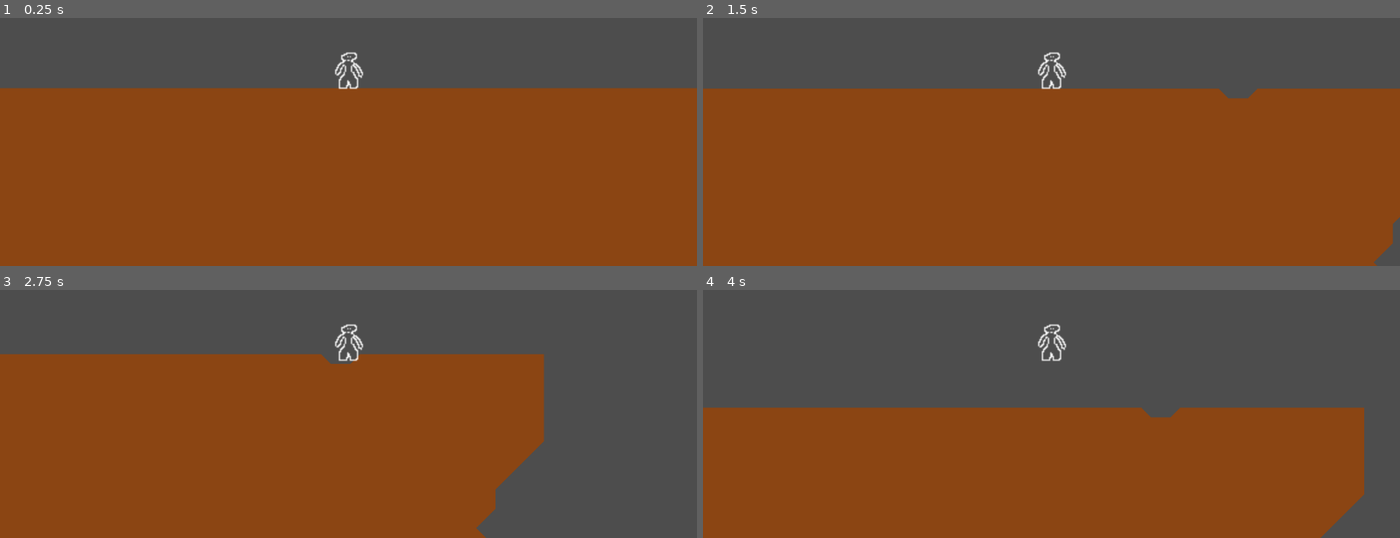
Above: before the commit, frames 1-4 (two rows, left to right).
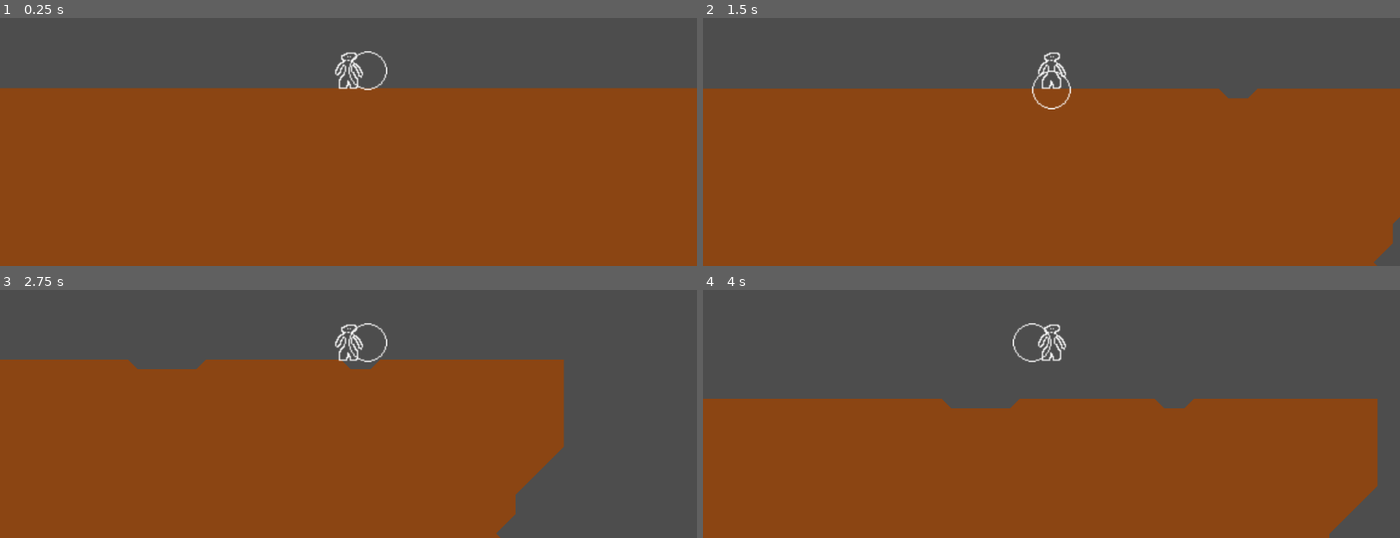
Above: after the commit, the same moments.

Repository: bingecraft-net/sandbox
Game: Godot game, scene res://marching_squares_demo.tscn
The game is run twice, just before and just after one commit, with the same random seed, the same clock (stepped at 60 frames per second) and the same inputs.
Inputs:
- Up to frame 1 (0.25 s): no input
- Up to frame 2 (1.5 s): tap Enter (ui_accept) at 0.5, 0.6, 0.77, 1.07, 1.25, 1.35 s; hold Right (ui_right) 0.53-1.28 s; hold Down (ui_down) from 1.28 s (still down)
- Up to frame 3 (2.75 s): tap Enter (ui_accept) at 1.52, 1.82, 2.1 s; release Down (ui_down) at 2.03 s; hold Right (ui_right) from 2.03 s (still down)
- Up to frame 4 (4 s): release Right (ui_right) at 2.78 s; hold Up (ui_up) 2.78-3.53 s; tap Enter (ui_accept) at 2.85, 3.02, 3.32, 3.6, 3.77 s; hold Left (ui_left) from 3.53 s (still down)

The runs differ from the first frame. In frame 1, 0.1% of the frame differs, in the area x 49-56%, y 13-30%; in frame 2, 0.1%; in frame 3, 4.5%, in the area x 0-81%, y 13-100%; in frame 4, 4.0%.

Commit message:
added explicit mining tool

Diff:
--- a/marching_squares_demo.tscn
+++ b/marching_squares_demo.tscn
@@ -3,6 +3,8 @@
 [ext_resource type="Script" uid="uid://0a757mly6syc" path="res://player.gd" id="1_5jqoh"]
 [ext_resource type="Texture2D" uid="uid://ch3o78ynvxeup" path="res://Player.png" id="2_ej658"]
 [ext_resource type="Script" uid="uid://bot13g1dghusg" path="res://terrain.gd" id="2_qsb6n"]
+[ext_resource type="Texture2D" uid="uid://cfnhqxpwpa144" path="res://MiningTool.png" id="4_8d1vx"]
+[ext_resource type="Script" uid="uid://ldd87no6mr28" path="res://mining_tool.gd" id="5_s12sg"]
 
 [sub_resource type="FastNoiseLite" id="FastNoiseLite_qsb6n"]
 frequency = 0.002
@@ -41,4 +43,9 @@
 [node name="Sprite2D" type="Sprite2D" parent="Player/RigidBody2D" unique_id=1073481637]
 texture = ExtResource("2_ej658")
 
-[connection signal="mine_down" from="Player" to="Terrain" method="_on_player_mine_down"]
+[node name="MiningTool" type="Sprite2D" parent="Player/RigidBody2D" unique_id=1207681998]
+position = Vector2(16, 0)
+texture = ExtResource("4_8d1vx")
+script = ExtResource("5_s12sg")
+
+[connection signal="action" from="Player/RigidBody2D/MiningTool" to="Terrain" method="_on_mining_tool_action"]
--- /dev/null
+++ b/mining_tool.gd
@@ -0,0 +1,30 @@
+extends Sprite2D
+
+signal action(pos: Vector2, radius: float, delta: float)
+
+# Called when the node enters the scene tree for the first time.
+func _ready() -> void:
+	pass # Replace with function body.
+
+# Called every frame. 'delta' is the elapsed time since the previous frame.
+func _process(delta: float) -> void:
+	var pos = Vector2.ZERO
+
+	if Input.is_action_pressed("ui_left"):
+		pos += Vector2.LEFT
+
+	if Input.is_action_pressed("ui_up"):
+		pos += Vector2.UP
+
+	if Input.is_action_pressed("ui_right"):
+		pos += Vector2.RIGHT
+
+	if Input.is_action_pressed("ui_down"):
+		pos += Vector2.DOWN
+
+	if pos != Vector2.ZERO:
+		pos = pos.normalized()
+		position = pos * 16
+
+	if Input.is_action_just_pressed("ui_accept"):
+		action.emit(global_position, 32, -0.1)
--- a/player.gd
+++ b/player.gd
@@ -1,8 +1,6 @@
 extends Node2D
 
 @export var speed = 1
-
-signal mine_down(pos: Vector2, radius: float, delta: float)
 
 # Called when the node enters the scene tree for the first time.
 func _ready() -> void:
@@ -26,18 +24,6 @@
 	if Input.is_action_pressed("ui_down"):
 		linear_velocity += Vector2.DOWN
 
-	if Input.is_action_just_pressed("ui_left"):
-		mine_down.emit($RigidBody2D.global_position + Vector2.LEFT * 32, 32, -0.1)
-
-	if Input.is_action_just_pressed("ui_down"):
-		mine_down.emit($RigidBody2D.global_position + Vector2.DOWN * 32, 32, -0.1)
-
-	if Input.is_action_just_pressed("ui_right"):
-		mine_down.emit($RigidBody2D.global_position + Vector2.RIGHT * 32, 32, -0.1)
-
-	if Input.is_action_just_pressed("ui_up"):
-		mine_down.emit($RigidBody2D.global_position + Vector2.UP * 32, 32, -0.1)
-
 	if Input.is_action_just_pressed("ui_zoom_in"):
 		$RigidBody2D/Camera2D.zoom = $RigidBody2D/Camera2D.zoom * 2
 
--- a/project.godot
+++ b/project.godot
@@ -17,6 +17,38 @@
 
 [input]
 
+ui_left={
+"deadzone": 0.5,
+"events": [Object(InputEventKey,"resource_local_to_scene":false,"resource_name":"","device":0,"window_id":0,"alt_pressed":false,"shift_pressed":false,"ctrl_pressed":false,"meta_pressed":false,"pressed":false,"keycode":4194319,"physical_keycode":0,"key_label":0,"unicode":0,"location":0,"echo":false,"script":null)
+, Object(InputEventJoypadButton,"resource_local_to_scene":false,"resource_name":"","device":-1,"button_index":13,"pressure":0.0,"pressed":false,"script":null)
+, Object(InputEventJoypadMotion,"resource_local_to_scene":false,"resource_name":"","device":-1,"axis":0,"axis_value":-1.0,"script":null)
+, Object(InputEventKey,"resource_local_to_scene":false,"resource_name":"","device":-1,"window_id":0,"alt_pressed":false,"shift_pressed":false,"ctrl_pressed":false,"meta_pressed":false,"pressed":false,"keycode":0,"physical_keycode":65,"key_label":0,"unicode":97,"location":0,"echo":false,"script":null)
+]
+}
+ui_right={
+"deadzone": 0.5,
+"events": [Object(InputEventKey,"resource_local_to_scene":false,"resource_name":"","device":0,"window_id":0,"alt_pressed":false,"shift_pressed":false,"ctrl_pressed":false,"meta_pressed":false,"pressed":false,"keycode":4194321,"physical_keycode":0,"key_label":0,"unicode":0,"location":0,"echo":false,"script":null)
+, Object(InputEventJoypadButton,"resource_local_to_scene":false,"resource_name":"","device":-1,"button_index":14,"pressure":0.0,"pressed":false,"script":null)
+, Object(InputEventJoypadMotion,"resource_local_to_scene":false,"resource_name":"","device":-1,"axis":0,"axis_value":1.0,"script":null)
+, Object(InputEventKey,"resource_local_to_scene":false,"resource_name":"","device":-1,"window_id":0,"alt_pressed":false,"shift_pressed":false,"ctrl_pressed":false,"meta_pressed":false,"pressed":false,"keycode":0,"physical_keycode":68,"key_label":0,"unicode":100,"location":0,"echo":false,"script":null)
+]
+}
+ui_up={
+"deadzone": 0.5,
+"events": [Object(InputEventKey,"resource_local_to_scene":false,"resource_name":"","device":0,"window_id":0,"alt_pressed":false,"shift_pressed":false,"ctrl_pressed":false,"meta_pressed":false,"pressed":false,"keycode":4194320,"physical_keycode":0,"key_label":0,"unicode":0,"location":0,"echo":false,"script":null)
+, Object(InputEventJoypadButton,"resource_local_to_scene":false,"resource_name":"","device":-1,"button_index":11,"pressure":0.0,"pressed":false,"script":null)
+, Object(InputEventJoypadMotion,"resource_local_to_scene":false,"resource_name":"","device":-1,"axis":1,"axis_value":-1.0,"script":null)
+, Object(InputEventKey,"resource_local_to_scene":false,"resource_name":"","device":-1,"window_id":0,"alt_pressed":false,"shift_pressed":false,"ctrl_pressed":false,"meta_pressed":false,"pressed":false,"keycode":0,"physical_keycode":87,"key_label":0,"unicode":119,"location":0,"echo":false,"script":null)
+]
+}
+ui_down={
+"deadzone": 0.5,
+"events": [Object(InputEventKey,"resource_local_to_scene":false,"resource_name":"","device":0,"window_id":0,"alt_pressed":false,"shift_pressed":false,"ctrl_pressed":false,"meta_pressed":false,"pressed":false,"keycode":4194322,"physical_keycode":0,"key_label":0,"unicode":0,"location":0,"echo":false,"script":null)
+, Object(InputEventJoypadButton,"resource_local_to_scene":false,"resource_name":"","device":-1,"button_index":12,"pressure":0.0,"pressed":false,"script":null)
+, Object(InputEventJoypadMotion,"resource_local_to_scene":false,"resource_name":"","device":-1,"axis":1,"axis_value":1.0,"script":null)
+, Object(InputEventKey,"resource_local_to_scene":false,"resource_name":"","device":-1,"window_id":0,"alt_pressed":false,"shift_pressed":false,"ctrl_pressed":false,"meta_pressed":false,"pressed":false,"keycode":0,"physical_keycode":83,"key_label":0,"unicode":115,"location":0,"echo":false,"script":null)
+]
+}
 ui_zoom_in={
 "deadzone": 0.2,
 "events": [Object(InputEventKey,"resource_local_to_scene":false,"resource_name":"","device":-1,"window_id":0,"alt_press …(192 unchanged characters)…
--- a/terrain.gd
+++ b/terrain.gd
@@ -15,7 +15,7 @@
 		chunk.detail = detail
 		chunk.noise = noise
 		chunk.iso = iso
-		player_mine_down.connect(chunk._on_player_mine_down)
+		mining_tool_action.connect(chunk._on_mining_tool_action)
 		add_child(chunk)
 
 # Called every frame. 'delta' is the elapsed time since the previous frame.
@@ -23,7 +23,7 @@
 func _process(delta: float) -> void:
 	pass
 
-signal player_mine_down(pos: Vector2, radius: float, delta: float)
+signal mining_tool_action(pos: Vector2, radius: float, delta: float)
 
-func _on_player_mine_down(pos: Vector2, radius: float, delta: float) -> void:
-	player_mine_down.emit(pos, radius, delta)
+func _on_mining_tool_action(pos: Vector2, radius: float, delta: float) -> void:
+	mining_tool_action.emit(pos, radius, delta)
--- a/terrain_chunk.gd
+++ b/terrain_chunk.gd
@@ -238,6 +238,6 @@
 func _process(delta: float) -> void:
 	pass
 
-func _on_player_mine_down(pos: Vector2, radius: float, delta: float) -> void:
+func _on_mining_tool_action(pos: Vector2, radius: float, delta: float) -> void:
 	if brush_value(pos, radius, delta) > 0:
 		generate()
Binary file added: MiningTool.png
Not shown, added: MiningTool.png.import
Binary file added: aseprite/MiningTool.aseprite
Not shown, added: mining_tool.gd.uid
